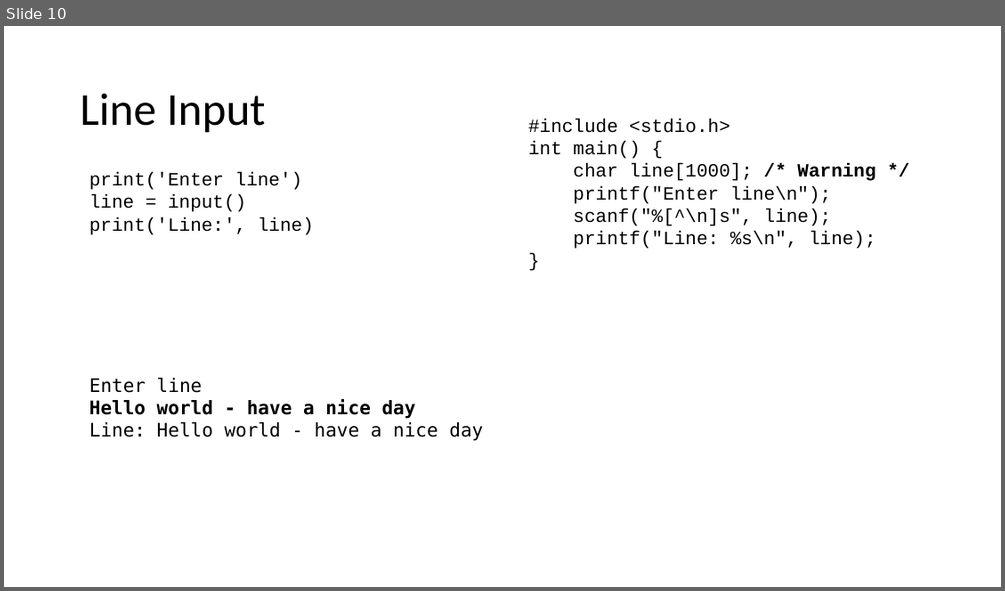
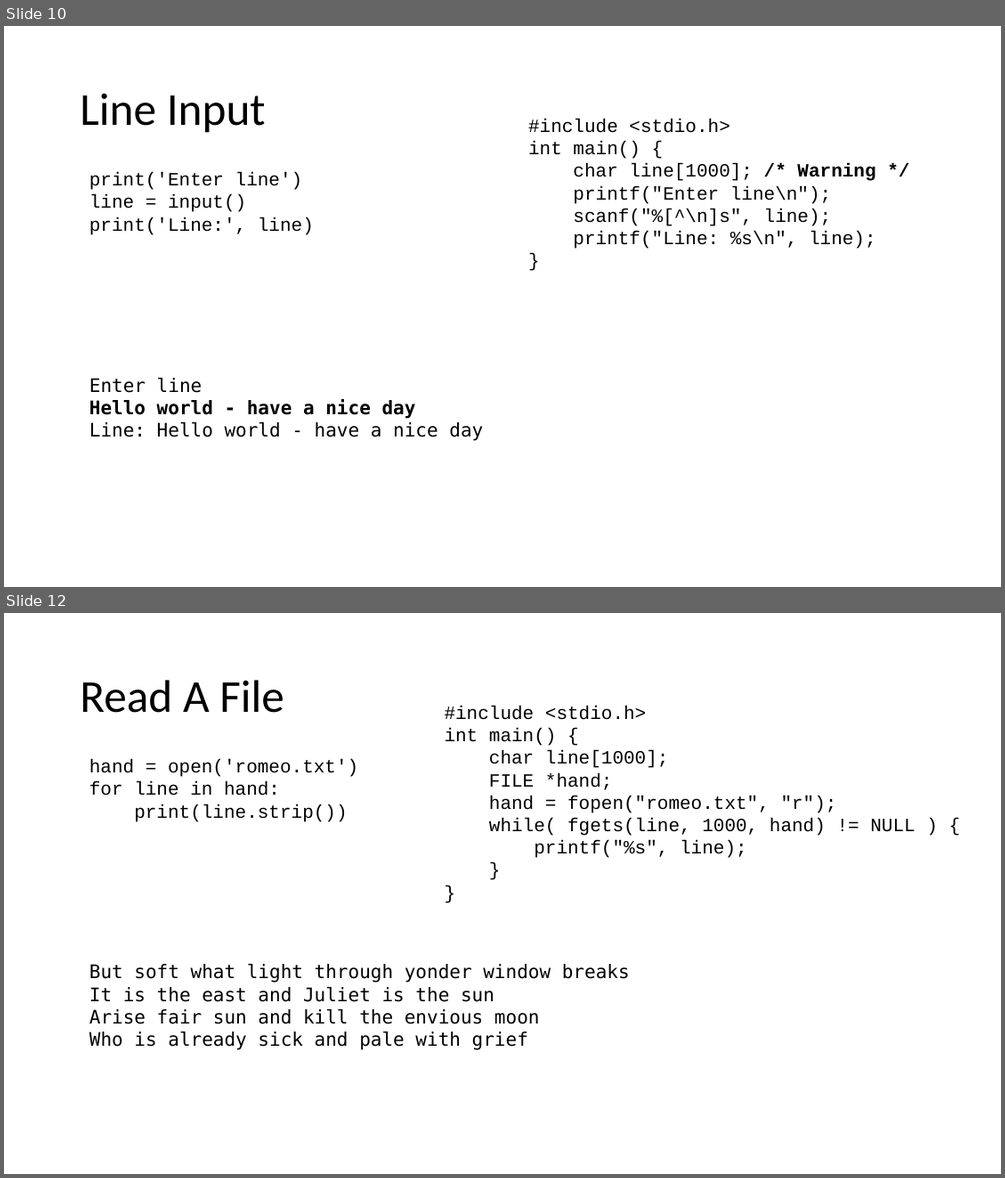
Before and after one commit to csev/cc4e, a slide deck: lectures/CC-02-Python.pptx. Shown one above the other, each under a label of ours: slide 10 before the commit, slides 10 and 12 after it; the slides between them are not shown. The pictures are 1005x591 and 1005x1178 pixels, drawn with LibreOffice and Linux fonts; fonts in the diff are those of the drawing. Boxes give left, top, right and bottom in pixels: in the first picture for what was removed or moved away, otherwise in the second. Text is boxed around its words. In the diff, an @@ line names an element or a change of style, - is before the commit and + after.

```diff
--- a/lectures/CC-02-Python.pptx
+++ b/lectures/CC-02-Python.pptx
@@ slide 12 added at (4, 613, 1001, 1174), background #FFFFFF @@
@@ title added at (80, 680, 284, 713), 44 pt, text #000000 @@
+Read A File
@@ text added at (445, 706, 914, 858), 18 pt, text #000000 @@
+#include <stdio.h>
+int main() {
+char line[1000];
+FILE *hand;
+hand = fopen("romeo.txt", "r");
+while( fgets(line, 1000, hand) != NULL ) {
+printf("%s", line);
+}
+}
@@ text added at (89, 759, 358, 822), 18 pt, text #000000 @@
+hand = open('romeo.txt')
+for line in hand:
+print(line.strip())
@@ text added at (89, 964, 630, 1050), 18 pt, text #000000 @@
+But soft what light through yonder window breaks
+It is the east and Juliet is the sun
+Arise fair sun and kill the envious moon
+Who is already sick and pale with grief
```
Also in this commit, not shown: 1 slide changed, 5 other slides added, 5 other files.
